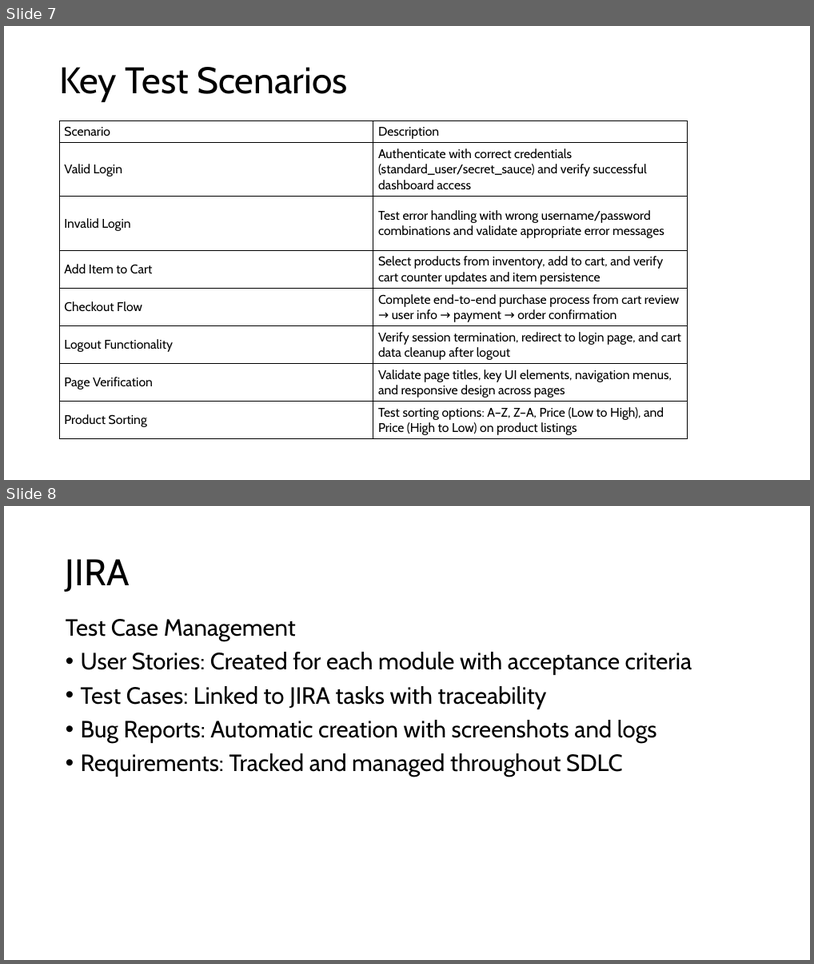
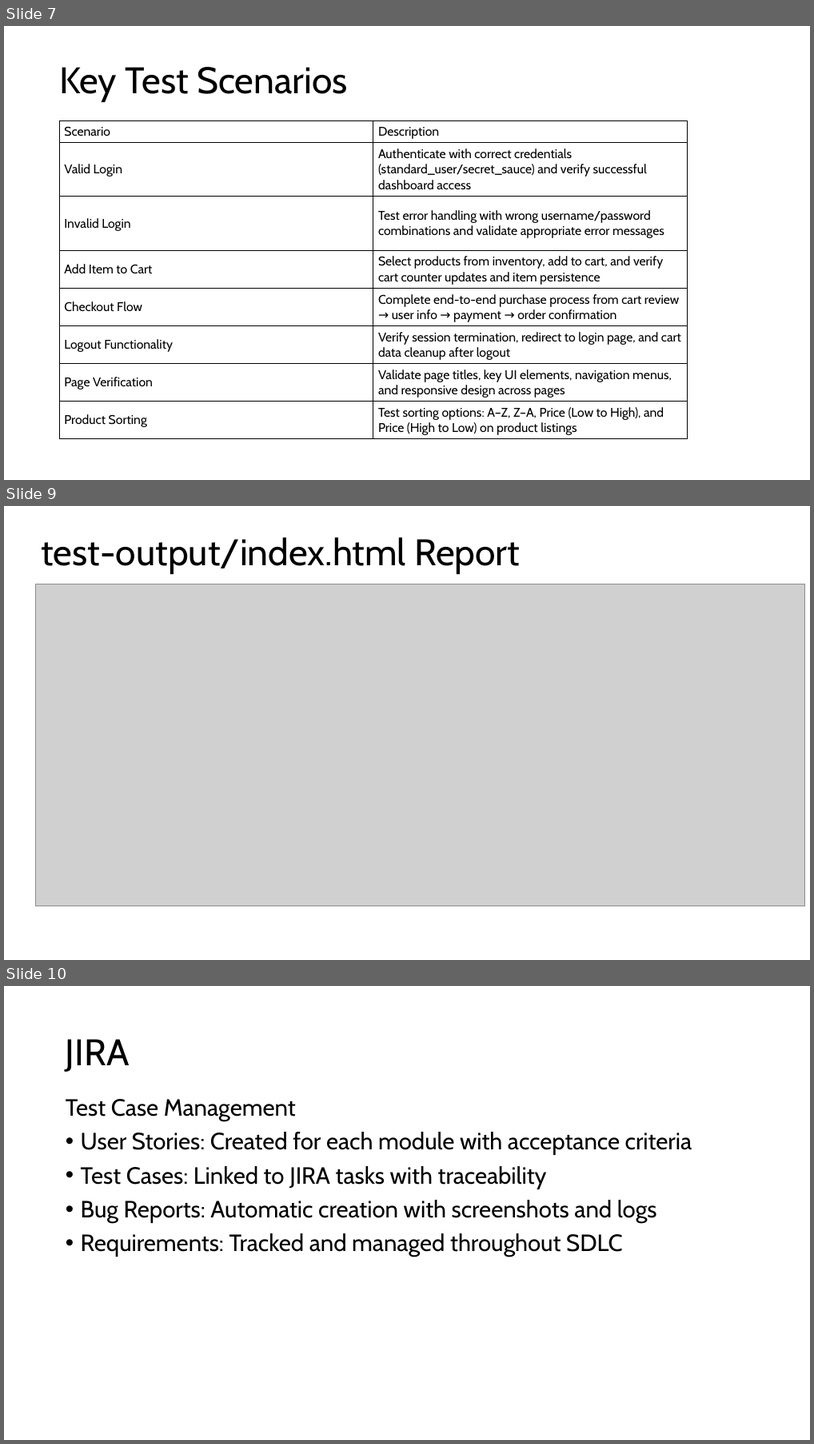
Before and after one commit to sahuljr7/Capstone-Project, a slide deck: PPT.pptx. Shown one above the other, each under a label of ours: slides 7 and 8 before the commit, slides 7, 9 and 10 after it; the slides between them are not shown. The pictures are 814x964 and 814x1444 pixels, drawn with LibreOffice and Linux fonts; fonts in the diff are those of the drawing; grey boxes stand for pictures. Boxes give left, top, right and bottom in pixels: in the first picture for what was removed or moved away, otherwise in the second. Text is boxed around its words. In the diff, an @@ line names an element or a change of style, - is before the commit and + after.

```diff
--- a/PPT.pptx
+++ b/PPT.pptx
@@ slide 9 added at bbox=[4, 506, 810, 960], background #FFFFFF @@
@@ title added at bbox=[42, 537, 520, 574], 44 pt, text #000000 @@
+test-output/index.html Report
@@ picture added at bbox=[35, 584, 806, 906] @@
@@ what was slide 8 is now slide 10 @@
```
Also in this commit, not shown: 1 slide changed, 1 other slide added.
